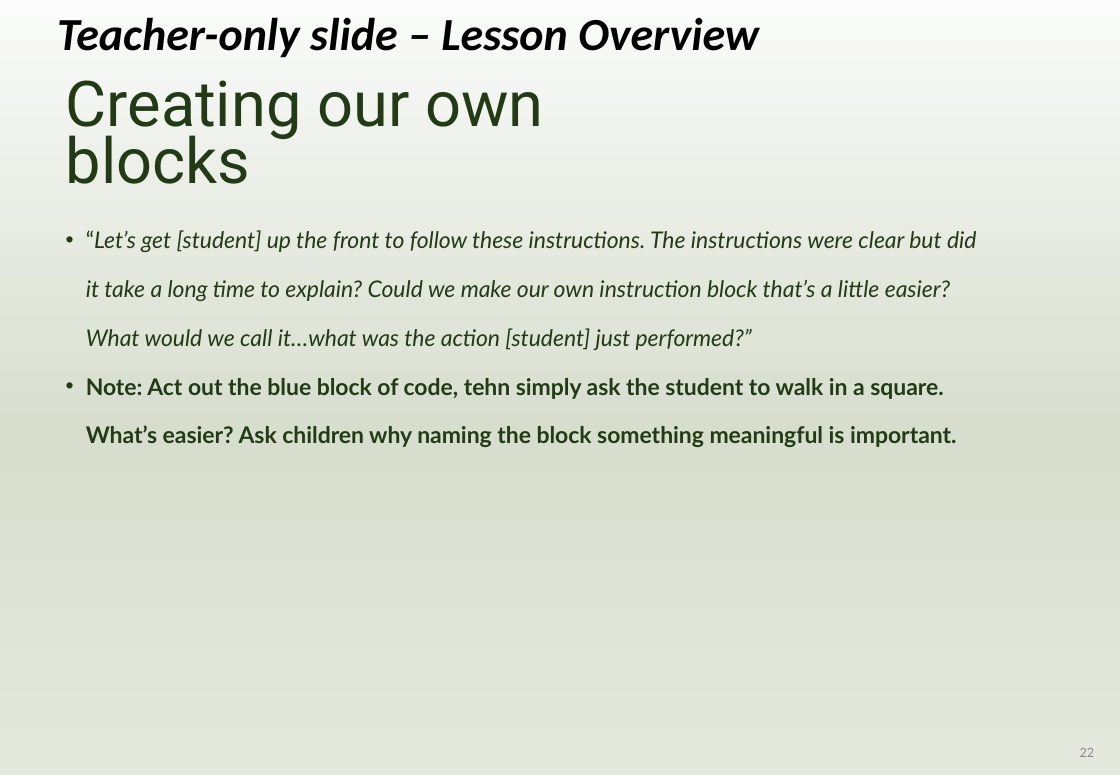
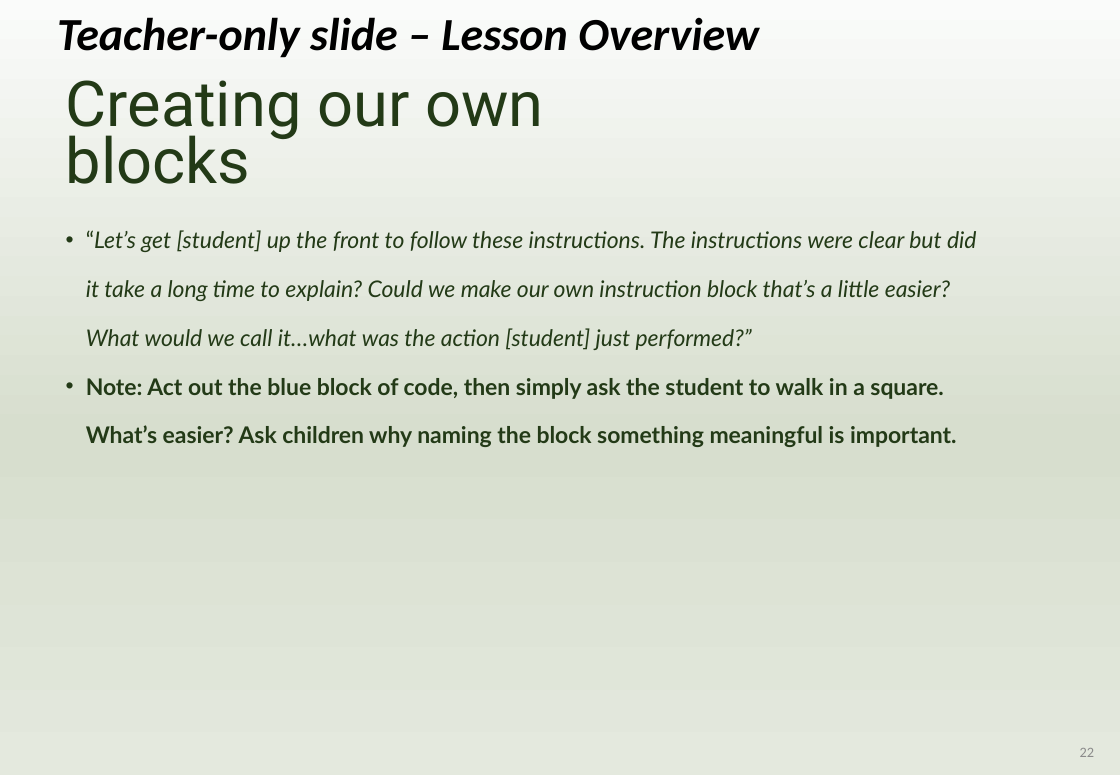
Before and after one commit to OutbackRobots/Outback-Robots-Hub, a slide deck: slide 22 of assets/slides/OutbackRobots_Lesson3_Slides_Coding_Blossom.pptx. Drawn at 1120x775 pixels with LibreOffice and Linux fonts; fonts in the diff are those of the drawing; background and template pictures are left out. Boxes give left, top, right and bottom in pixels: in the first picture for what was removed or moved away, otherwise in the second. Text is boxed around its words. In the diff, an @@ line names an element or a change of style, - is before the commit and + after.

```diff
--- a/assets/slides/OutbackRobots_Lesson3_Slides_Coding_Blossom.pptx
+++ b/assets/slides/OutbackRobots_Lesson3_Slides_Coding_Blossom.pptx
@@ text at (86,378,957,447): text changed @@
-• Note: Act out the blue block of code, tehn simply ask the student to walk in a square. What’s easier? Ask children why naming the block something meaningful is important.
+• Note: Act out the blue block of code, then simply ask the student to walk in a square. What’s easier? Ask children why naming the block something meaningful is important.
```
Also in this commit, not shown: 6 other slides changed, 1 slide removed, 1 other file.
